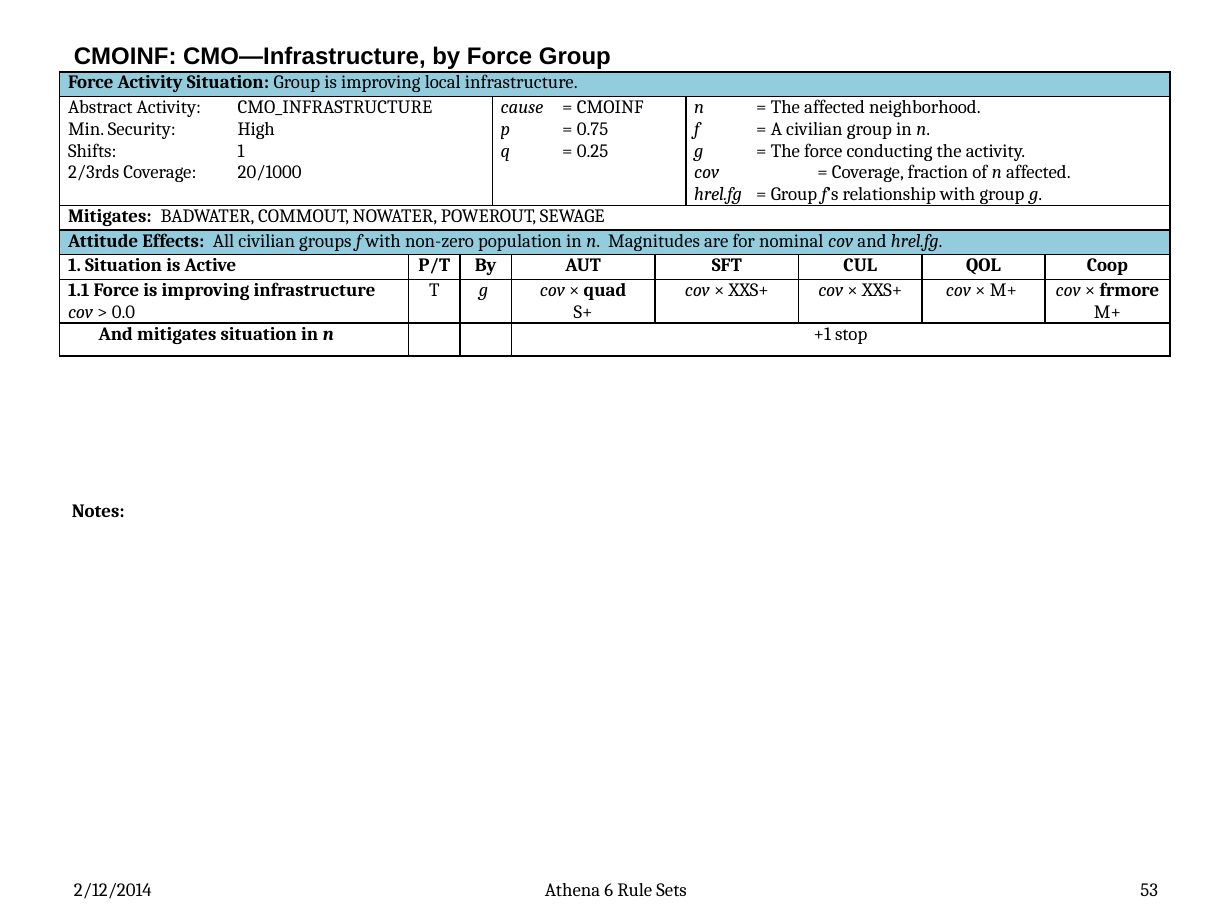
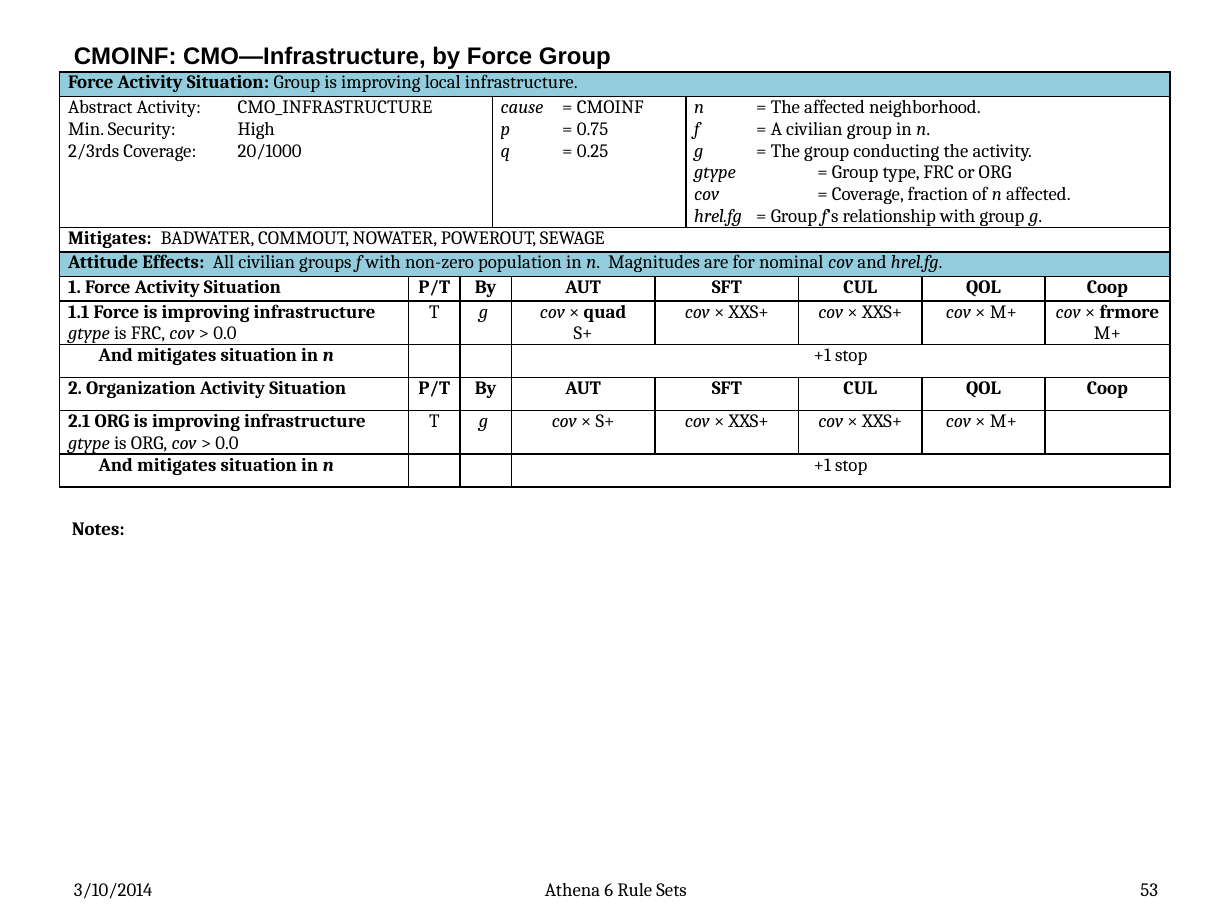
Before and after one commit to AthenaModel/athena-legacy, a slide deck: slide 53 of docs/dev/rules.pptx. Drawn at 1232x924 pixels with LibreOffice and Linux fonts; fonts in the diff are those of the drawing. Boxes give left, top, right and bottom in pixels: in the first picture for what was removed or moved away, otherwise in the second. Text is boxed around its words. In the diff, an @@ line names an element or a change of style, - is before the commit and + after.

```diff
--- a/docs/dev/rules.pptx
+++ b/docs/dev/rules.pptx
@@ table at [59, 71, 1169, 494] @@
-row 2, column 1: Abstract Activity: CMO_INFRASTRUCTURE / Min. Security: High / Shifts: 1 / 2/3rds Coverage: 20/1000
+row 2, column 1: Abstract Activity: CMO_INFRASTRUCTURE / Min. Security: High / 2/3rds Coverage: 20/1000
-row 2, column 7: n = The affected neighborhood. / f = A civilian group in n. / g = The force conducting the activity. / cov = Coverage, fraction of n affected. / hrel.fg = Group f’s relationship with group g.
+row 2, column 7: n = The affected neighborhood. / f = A civilian group in n. / g = The group conducting the activity. / gtype = Group type, FRC or ORG / cov = Coverage, fraction of n affected. / hrel.fg = Group f’s relationship with group g.
-row 5, column 1: 1. Situation is Active
+row 5, column 1: 1. Force Activity Situation
-row 6, column 1: 1.1 Force is improving infrastructure / cov > 0.0
+row 6, column 1: 1.1 Force is improving infrastructure / gtype is FRC, cov > 0.0
+row 8: 2. Organization Activity Situation | P/T | By |  | AUT | SFT |  | CUL | QOL | Coop
+row 9: 2.1 ORG is improving infrastructure / gtype is ORG, cov > 0.0 | T | g |  | cov × S+ | cov × XXS+ |  | cov × XXS+ | cov × M+ | 
+row 10: And mitigates situation in n |  |  |  | +1 stop |  |  |  |  | 
@@ text "Notes:": place and size @@
-text "Notes:" at [72, 504, 125, 517]
+text "Notes:" at [72, 522, 125, 535]
@@ text at [74, 883, 152, 899]: text changed @@
-2/12/2014
+3/10/2014
```
Also in this commit, not shown: 70 other slides changed, 10 slides removed, 10 other files.
